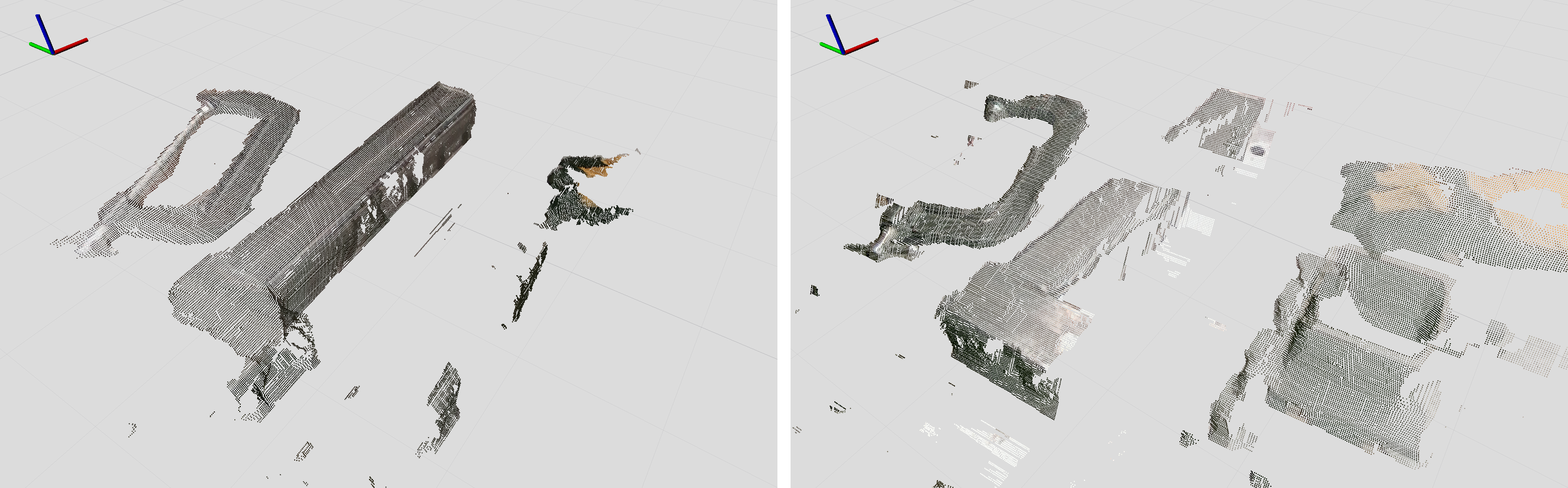
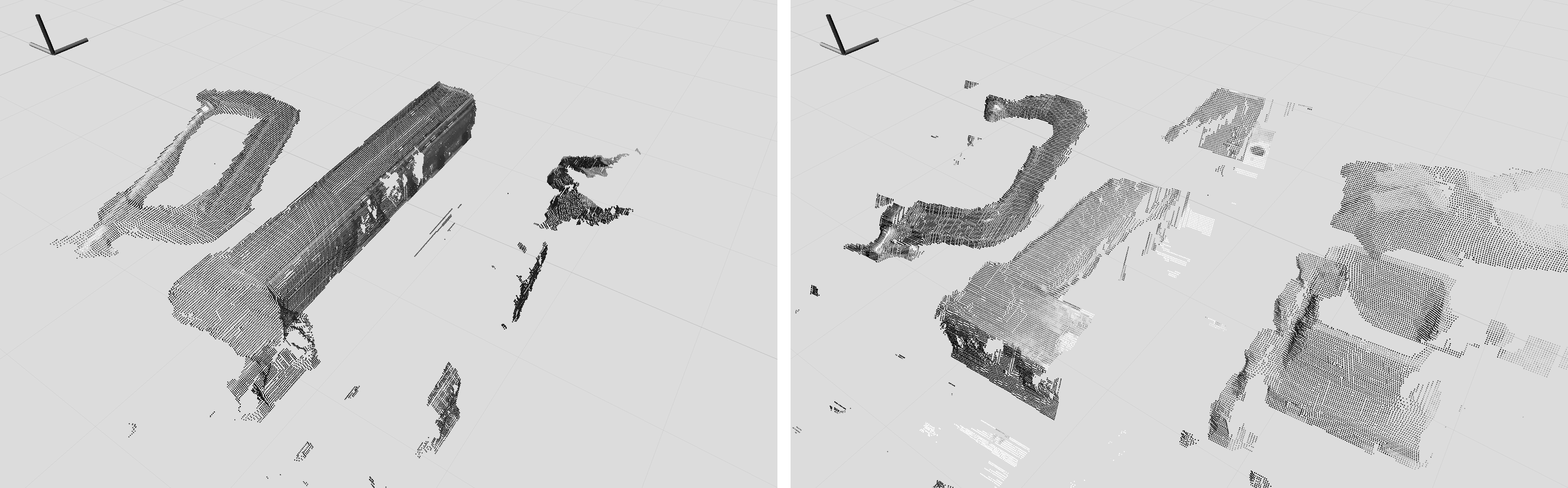
The second 1568 × 488 image is a revision of the first. Changes to its layers:
painted on "JMR-24-1459-Fig-13_right_ltgrey.png" over [790,0,1568,488]
painted on "JMR-24-1459-Fig-13_left_ltgrey.png" over [0,0,778,488]
